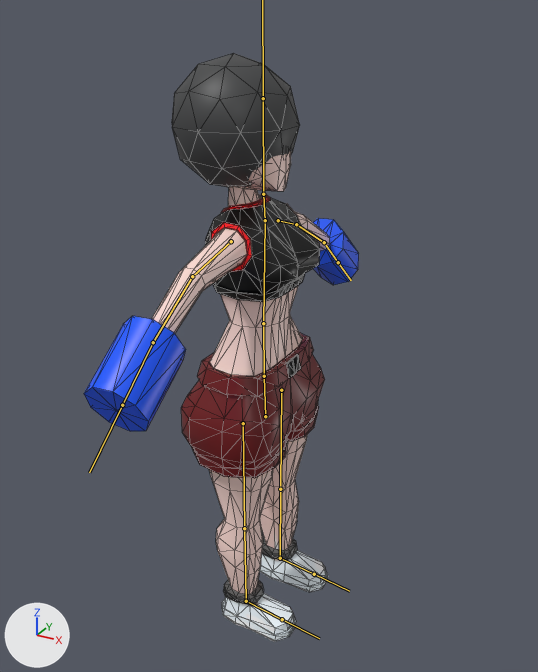
The FBX model models/Chica/chica.fbx as it was, and as the next commit left it.
Rendered twice from a camera (50 mm lens) standing at (7.1, -12.63, 13.22) and looking at (0.09, 0.12, 6.84). Every picture has the same lights, and +X, +Y and +Z are marked at lower left. The bones that bend it are drawn over the model as lines. Mesh edges are drawn as thin lines.
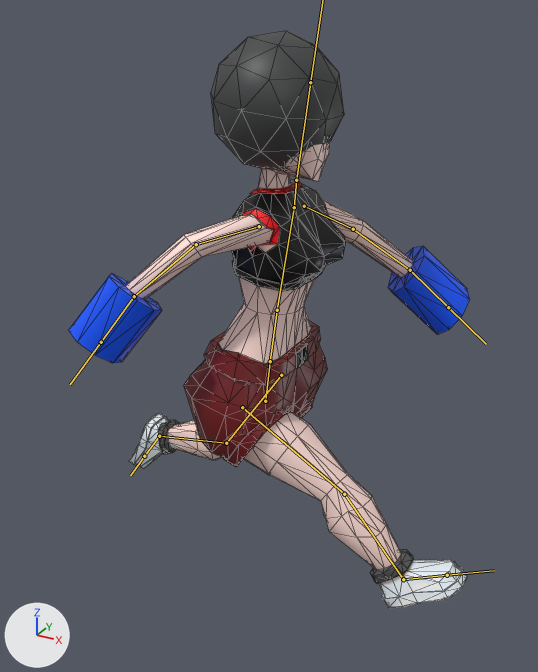
The newer file adds an action. The first version stands in its rest pose; the second is drawn at frame 6 of the action 'Armature|ArmatureAction1'.

Pixel boxes [x1, y1, x2, y2] of what changed, in the pictures (538 x 672 px):
'Cube', posed (46% wider)
    before: [84, 53, 359, 642]
    after: [68, 30, 469, 608]
bone 'cadera', root to tip
    before: (265, 416) to (264, 376)
    after: (265, 401) to (270, 361)
bone 'brazo L', root to tip
    before: (231, 241) to (192, 276)
    after: (259, 226) to (196, 244)
bone 'antebrazo L', root to tip
    before: (192, 276) to (153, 342)
    after: (196, 244) to (134, 296)
bone 'mano L', root to tip
    before: (153, 342) to (122, 405)
    after: (134, 296) to (101, 342)
bone 'brazo R', root to tip
    before: (278, 220) to (296, 224)
    after: (304, 206) to (353, 229)
bone 'antebrazo R', root to tip
    before: (296, 224) to (324, 242)
    after: (353, 229) to (410, 270)
bone 'muslo L', root to tip
    before: (243, 423) to (244, 528)
    after: (242, 407) to (344, 494)
bone 'pierna L', root to tip
    before: (244, 528) to (246, 601)
    after: (344, 494) to (403, 579)
bone 'pie L', root to tip
    before: (246, 601) to (282, 619)
    after: (403, 579) to (447, 575)
bone 'muslo R', root to tip
    before: (281, 390) to (280, 489)
    after: (281, 375) to (226, 443)
bone 'pierna R', root to tip
    before: (280, 489) to (280, 558)
    after: (226, 443) to (159, 436)
bone 'pie R', root to tip
    before: (280, 558) to (314, 574)
    after: (159, 436) to (144, 456)

The edits, one by one:
Bone 'cadera' (bone_cadera) moves from (0.0, 0.0, 0.0) to (0.01, 0.23, 0.0).
Bone 'cadera' (bone_cadera) turns from (0, 0, 0) to (0, 0, -8) degrees about its own x, y and z.
Bone 'brazo L' (bone_brazo_l) turns from (0, 0, 0) to (18, -68, 24) degrees about its own x, y and z.
Bone 'antebrazo L' (bone_antebrazo_l) turns from (0, 0, 0) to (-5, 8, -18) degrees about its own x, y and z.
Bone 'mano L' (bone_mano_l) turns from (0, 0, 0) to (-4, 4, -16) degrees about its own x, y and z.
Bone 'brazo R' (bone_brazo_r) turns from (0, 0, 0) to (28, -39, -70) degrees about its own x, y and z.
Bone 'antebrazo R' (bone_antebrazo_r) turns from (0, 0, 0) to (1, 6, 13) degrees about its own x, y and z.
Bone 'muslo L' (bone_muslo_l) moves from (0.0, 0.0, 0.0) to (0.0, -0.23, 0.0).
Bone 'muslo L' (bone_muslo_l) turns from (0, 0, 0) to (0, 0, -60) degrees about its own x, y and z.
Bone 'pierna L' (bone_pierna_l) turns from (0, 0, 0) to (0, 0, 20) degrees about its own x, y and z.
Bone 'pie L' (bone_pie_l) turns from (0, 0, 0) to (0, 0, 5) degrees about its own x, y and z.
Bone 'muslo R' (bone_muslo_r) moves from (0.0, 0.0, 0.0) to (0.0, -0.23, 0.0).
Bone 'muslo R' (bone_muslo_r) turns from (0, 0, 0) to (0, 0, 34) degrees about its own x, y and z.
Bone 'pierna R' (bone_pierna_r) turns from (0, 0, 0) to (0, 0, 45) degrees about its own x, y and z.
Bone 'pie R' (bone_pie_r) turns from (0, 0, 0) to (0, 0, 39) degrees about its own x, y and z.
